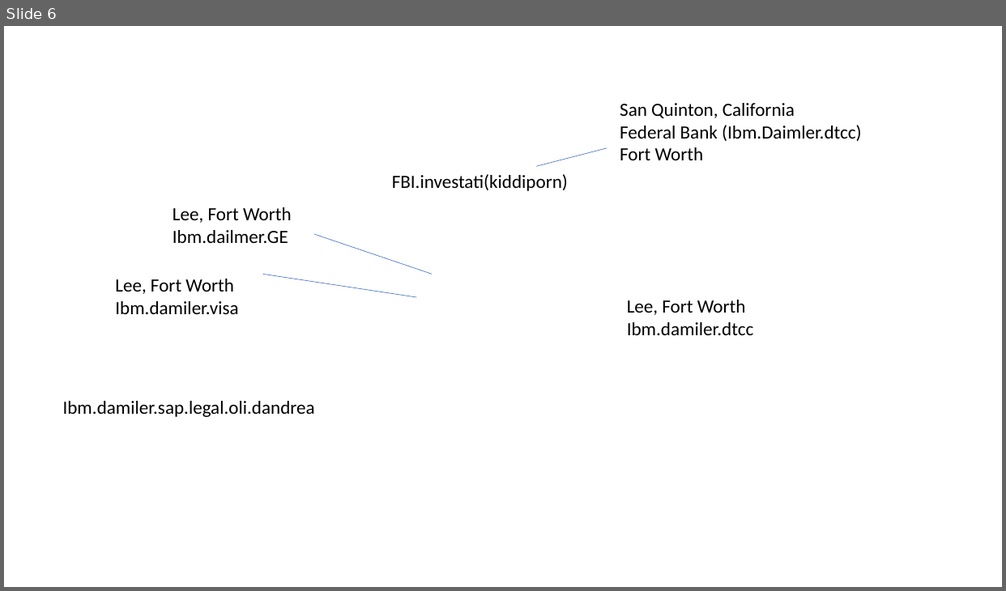
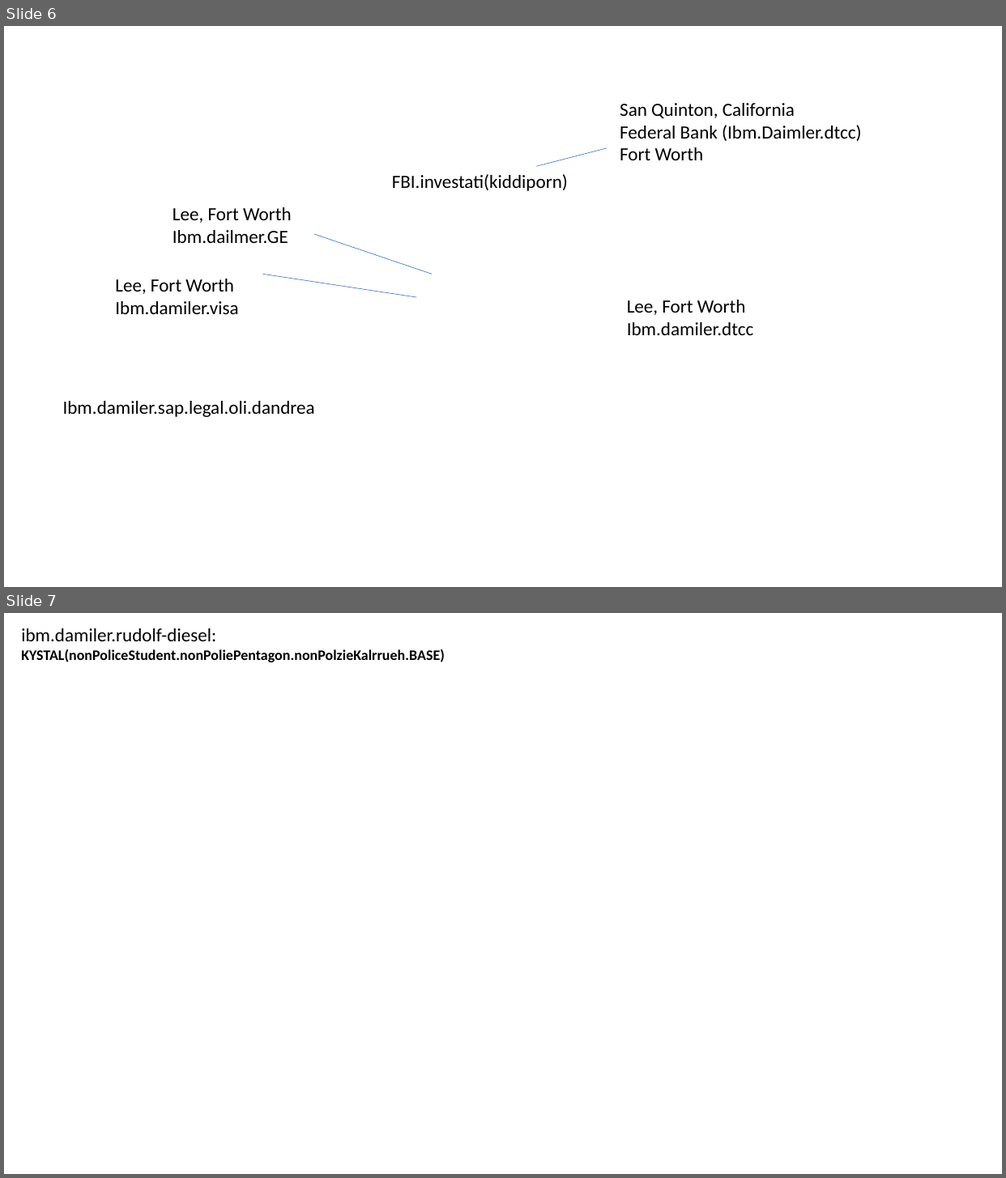
Before and after one commit to meja0016/FBI-depricated-, a slide deck: webservice/ibm/office/powerpoint/02-15-2023-nonPoliceDEA.pptx. Shown one above the other, each under a label of ours: slide 6 before the commit, slides 6 and 7 after it. The pictures are 1006x591 and 1006x1178 pixels, drawn with LibreOffice and Linux fonts; fonts in the diff are those of the drawing. Boxes give left, top, right and bottom in pixels: in the first picture for what was removed or moved away, otherwise in the second. Text is boxed around its words. In the diff, an @@ line names an element or a change of style, - is before the commit and + after.

```diff
--- a/webservice/ibm/office/powerpoint/02-15-2023-nonPoliceDEA.pptx
+++ b/webservice/ibm/office/powerpoint/02-15-2023-nonPoliceDEA.pptx
@@ slide 7 added at (x1=4, y1=613, x2=1002, y2=1174), background #FFFFFF @@
@@ text added at (x1=21, y1=628, x2=445, y2=662), 14 pt, text #000000, bold @@
+ibm.damiler.rudolf-diesel:
+KYSTAL(nonPoliceStudent.nonPoliePentagon.nonPolzieKalrrueh.BASE)
```
Also in this commit, not shown: 1 other slide added, 1 slide removed.
